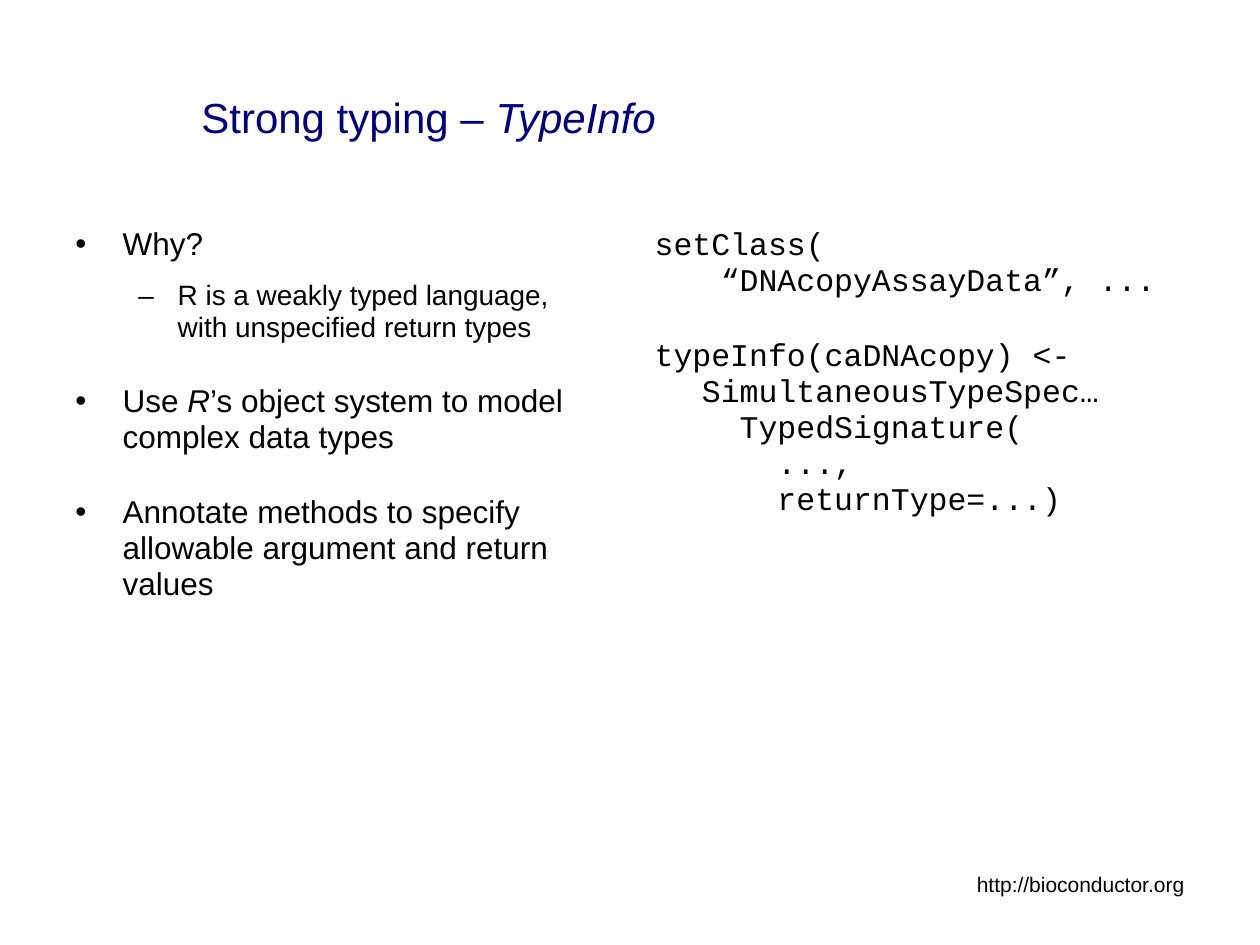
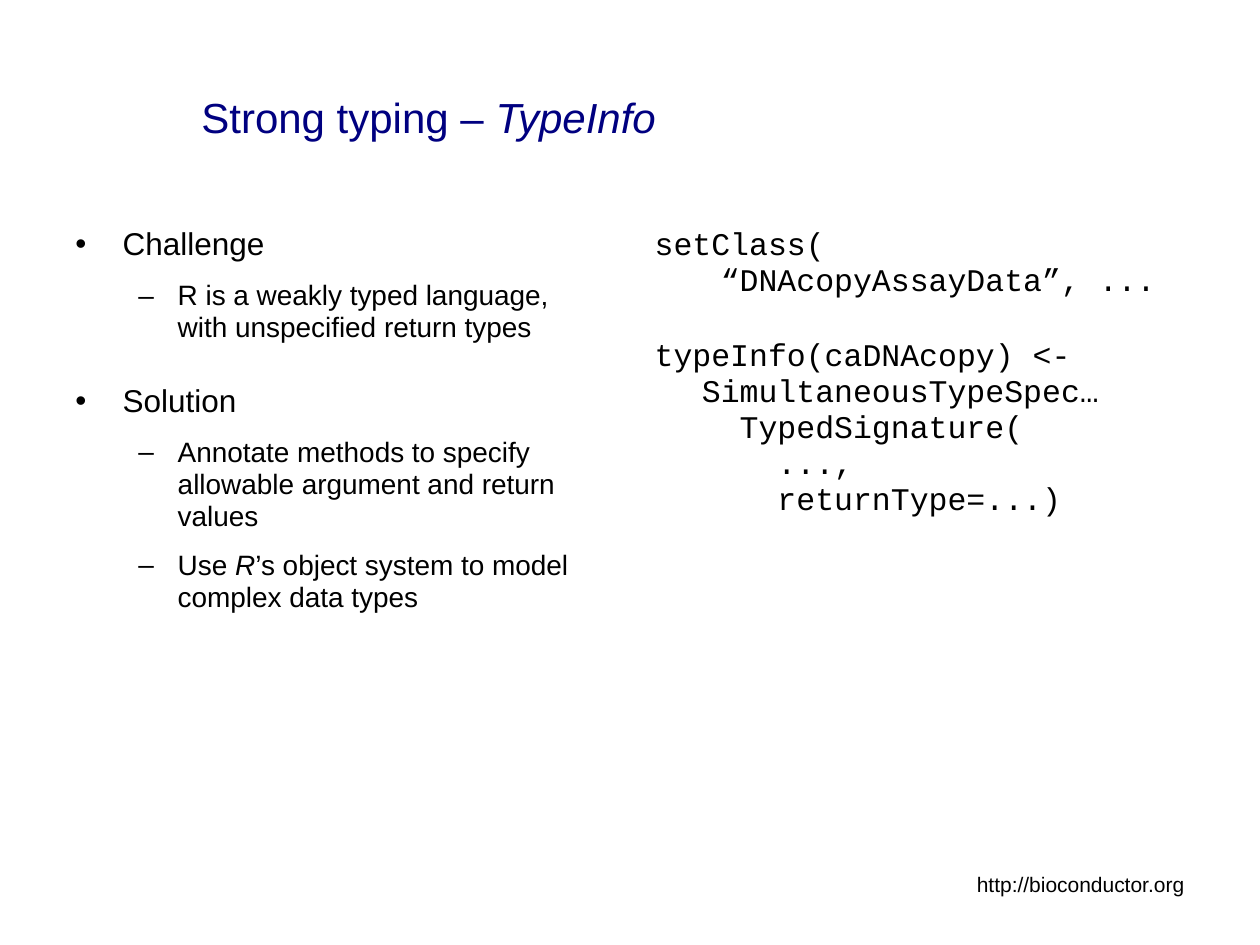
Before and after one commit to NCIP/bioconductor_v1, a slide deck: slide 28 of trunk/bioconductor/Presentations/caBIG_Annual_Meeting_2007_Tech_Demo.ppt. Drawn at 1260x945 pixels with LibreOffice and Linux fonts; fonts in the diff are those of the drawing; background and template pictures are left out. Boxes give left, top, right and bottom in pixels: in the first picture for what was removed or moved away, otherwise in the second. Text is boxed around its words. In the diff, an @@ line names an element or a change of style, - is before the commit and + after.

```diff
--- a/trunk/bioconductor/Presentations/caBIG_Annual_Meeting_2007_Tech_Demo.ppt
+++ b/trunk/bioconductor/Presentations/caBIG_Annual_Meeting_2007_Tech_Demo.ppt
@@ text at bbox=[123, 232, 265, 261]: text changed @@
-• Why?
+• Challenge
@@ text at bbox=[123, 389, 555, 527]: paragraphs added @@
+• Solution
+  – Annotate methods to specify allowable argument and return values
@@ text at bbox=[123, 500, 548, 596]: paragraph removed @@
-• Annotate methods to specify allowable argument and return values
@@ text at bbox=[178, 554, 568, 612]: size 18 to 16 pt in "Use R’s object system to model complex ..."; bullet • to –; list level 1 to 2 in "Use R’s object system to ..." @@
```
Also in this commit, not shown: 13 other slides changed, 1 slide removed.
